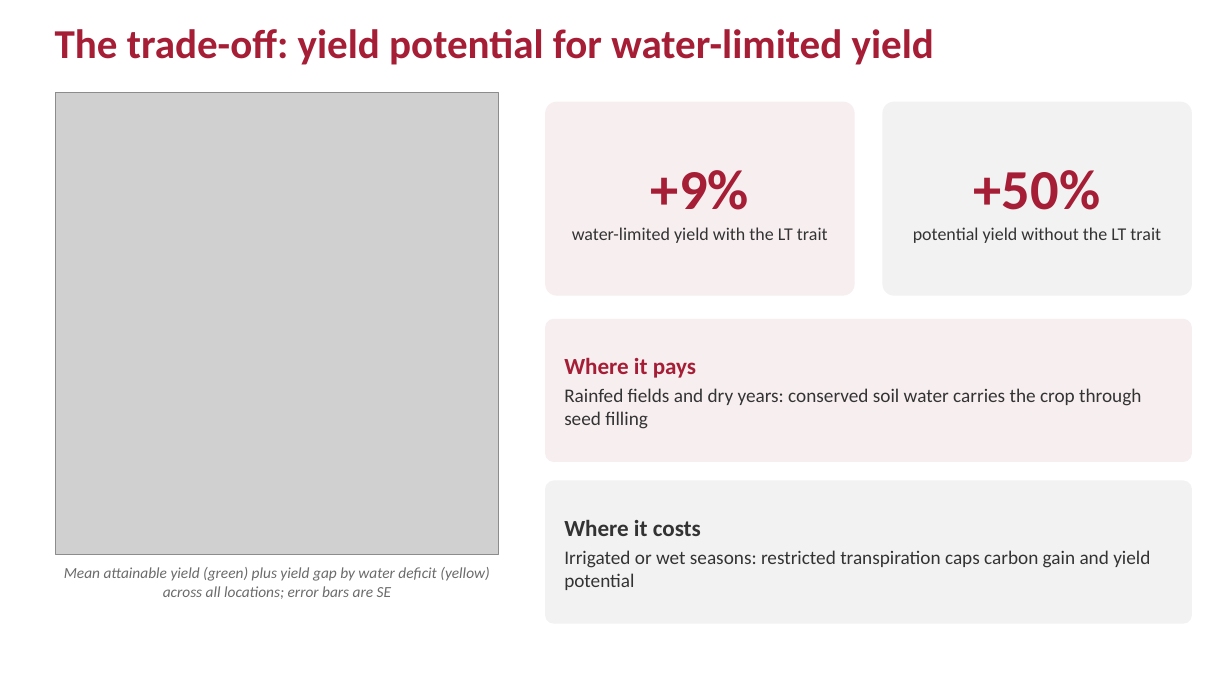
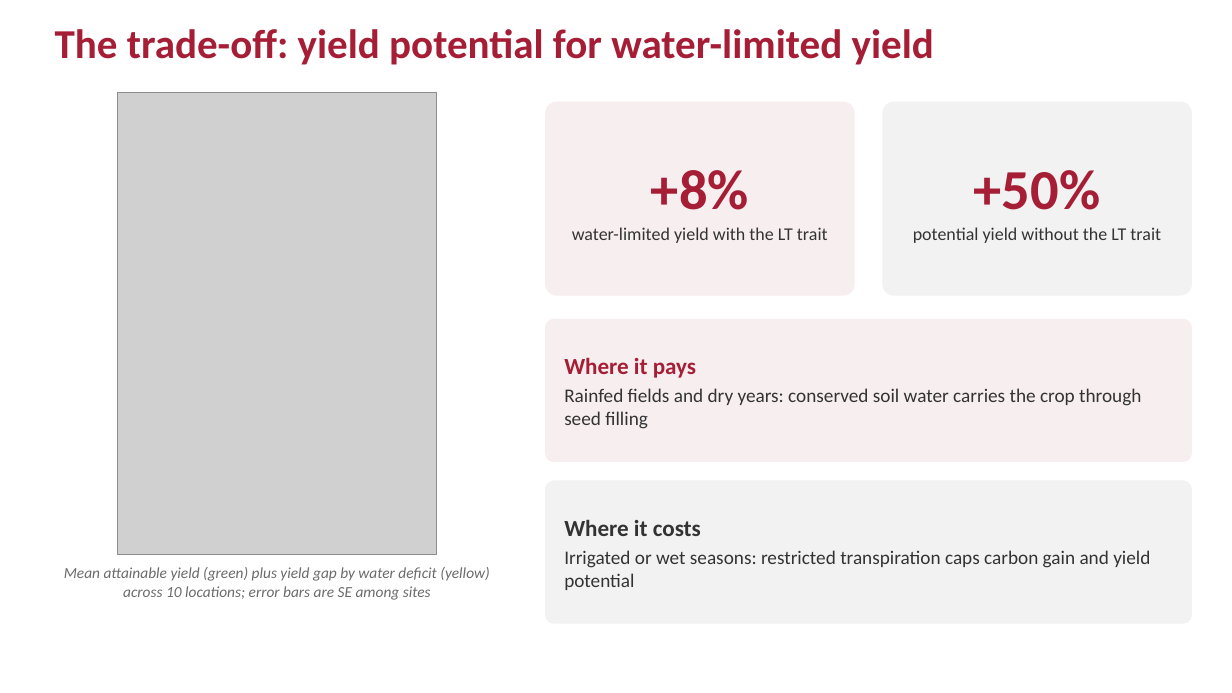
Before and after one commit to ElvisElli/LT-trait, a slide deck: slide 17 of ASA-2026-Elli-LT-trait.pptx. Drawn at 1232x693 pixels with LibreOffice and Linux fonts; fonts in the diff are those of the drawing; grey boxes stand for pictures. Boxes give left, top, right and bottom in pixels: in the first picture for what was removed or moved away, otherwise in the second. Text is boxed around its words. In the diff, an @@ line names an element or a change of style, - is before the commit and + after.

```diff
--- a/ASA-2026-Elli-LT-trait.pptx
+++ b/ASA-2026-Elli-LT-trait.pptx
@@ picture: place and size @@
-picture at (55, 92, 498, 555)
+picture at (117, 92, 437, 555)
@@ text in rounded rectangle at (651, 170, 749, 210): text changed @@
-+9%
++8%
@@ text at (64, 567, 489, 600): text changed @@
-Mean attainable yield (green) plus yield gap by water deficit (yellow) across all locations; error bars are SE
+Mean attainable yield (green) plus yield gap by water deficit (yellow) across 10 locations; error bars are SE among sites
```
Also in this commit, not shown: 9 other slides changed, 18 other files.
